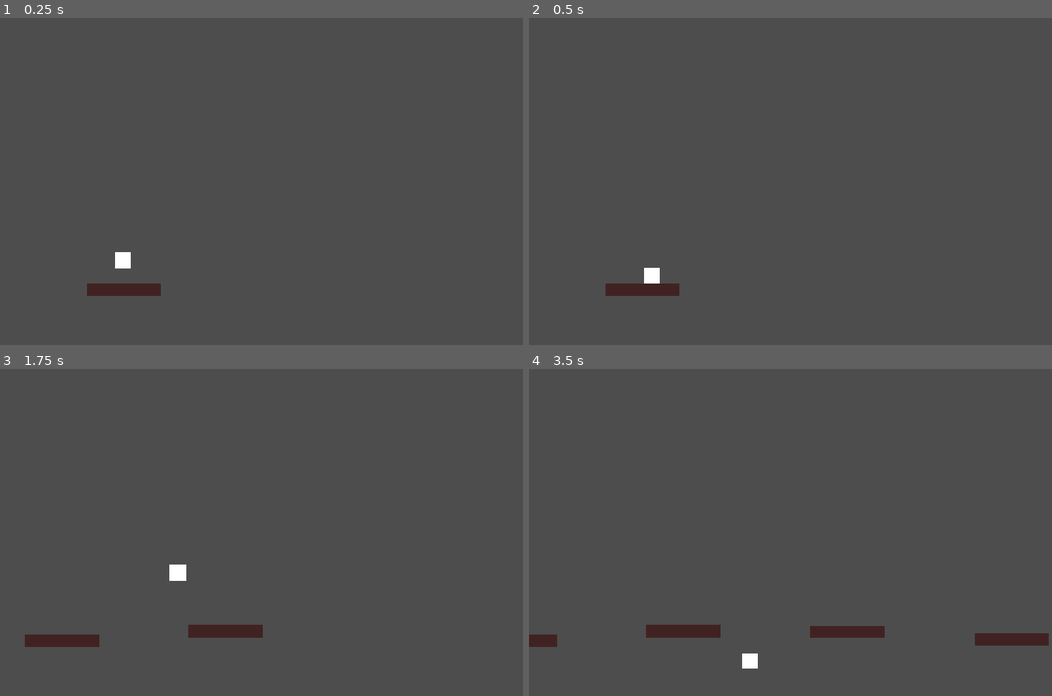
Above: before the commit, frames 1-4 (two rows, left to right).
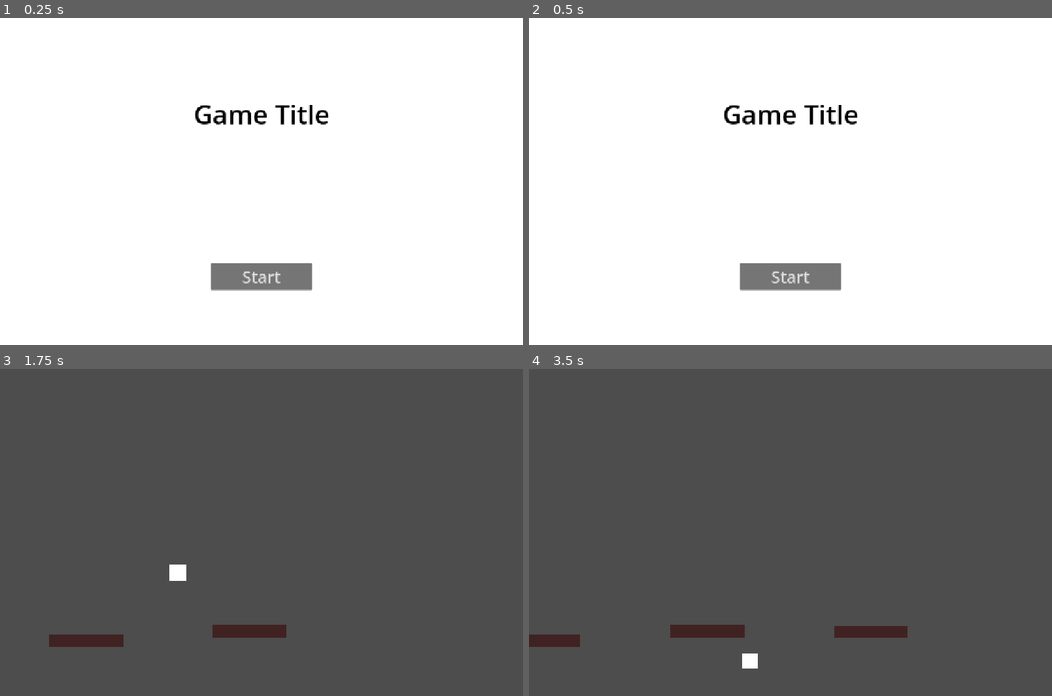
Above: after the commit, the same moments.

Repository: zxkevin168/gacha-space-birds
Game: Godot game, scene res://menu.tscn
Same seed, same stepped clock (60 frames per second), same inputs: the game is played once before the commit and once after it. Before the commit the project starts from res://level.tscn.
Inputs (mouse positions are in pixels of both pictures, inside the frame that each line leads up to):
- Up to frame 1 (0.25 s): no input
- Up to frame 2 (0.5 s): no input
- Up to frame 3 (1.75 s): click (261, 627) at 0.5 s, where only the run after the commit has a clickable "Start"; tap Enter (ui_accept) at 1.25, 1.52 s; hold Right (ui_right) from 1.28 s (still down)
- Up to frame 4 (3.5 s): tap Enter (ui_accept) at 2.27 s; release Right (ui_right) at 2.78 s; hold Left (ui_left) from 2.78 s (still down)

The runs differ from the first frame. In frame 1, 100% of the frame differs, in the area x 0-100%, y 0-100%; in frame 2, 100%; in frame 3, 0.7%; in frame 4, 1.4%.

Commit message:
add simple menu and start button

Diff:
--- /dev/null
+++ b/menu.gd
@@ -0,0 +1,16 @@
+extends Node
+
+@onready var start_button: Button = $StartButton
+
+# Called when the node enters the scene tree for the first time.
+func _ready() -> void:
+    pass
+
+
+# Called every frame. 'delta' is the elapsed time since the previous frame.
+func _process(_delta: float) -> void:
+    pass
+
+
+func _on_start_button_pressed() -> void:
+    get_tree().change_scene_to_file("res://level.tscn")
--- /dev/null
+++ b/menu.tscn
@@ -0,0 +1,44 @@
+[gd_scene load_steps=2 format=3 uid="uid://bbshthet5ugwp"]
+
+[ext_resource type="Script" uid="uid://d321txn0oyw8r" path="res://menu.gd" id="1_lti8b"]
+
+[node name="Menu" type="Node"]
+script = ExtResource("1_lti8b")
+
+[node name="ColorRect" type="ColorRect" parent="."]
+offset_right = 1280.0
+offset_bottom = 800.0
+
+[node name="Title" type="Label" parent="."]
+anchors_preset = 8
+anchor_left = 0.5
+anchor_top = 0.5
+anchor_right = 0.5
+anchor_bottom = 0.5
+offset_left = -111.0
+offset_top = -200.0
+offset_right = 111.0
+offset_bottom = -130.5
+grow_horizontal = 2
+grow_vertical = 2
+theme_override_colors/font_color = Color(0.0018410678, 0.0018410682, 0.0018410678, 1)
+theme_override_font_sizes/font_size = 64
+text = "Game Title"
+
+[node name="StartButton" type="Button" parent="."]
+anchors_preset = 7
+anchor_left = 0.5
+anchor_top = 1.0
+anchor_right = 0.5
+anchor_bottom = 1.0
+offset_left = -124.0
+offset_top = -200.0
+offset_right = 124.0
+offset_bottom = -134.0
+grow_horizontal = 2
+grow_vertical = 0
+size_flags_vertical = 8
+theme_override_font_sizes/font_size = 40
+text = "Start"
+
+[connection signal="pressed" from="StartButton" to="." method="_on_start_button_pressed"]
--- a/project.godot
+++ b/project.godot
@@ -11,7 +11,7 @@
 [application]
 
 config/name="Gacha Space Birds"
-run/main_scene="uid://15wmvodqfq3y"
+run/main_scene="uid://bbshthet5ugwp"
 config/features=PackedStringArray("4.5", "Forward Plus")
 config/icon="res://icon.svg"
 
Not shown, added: menu.gd.uid
